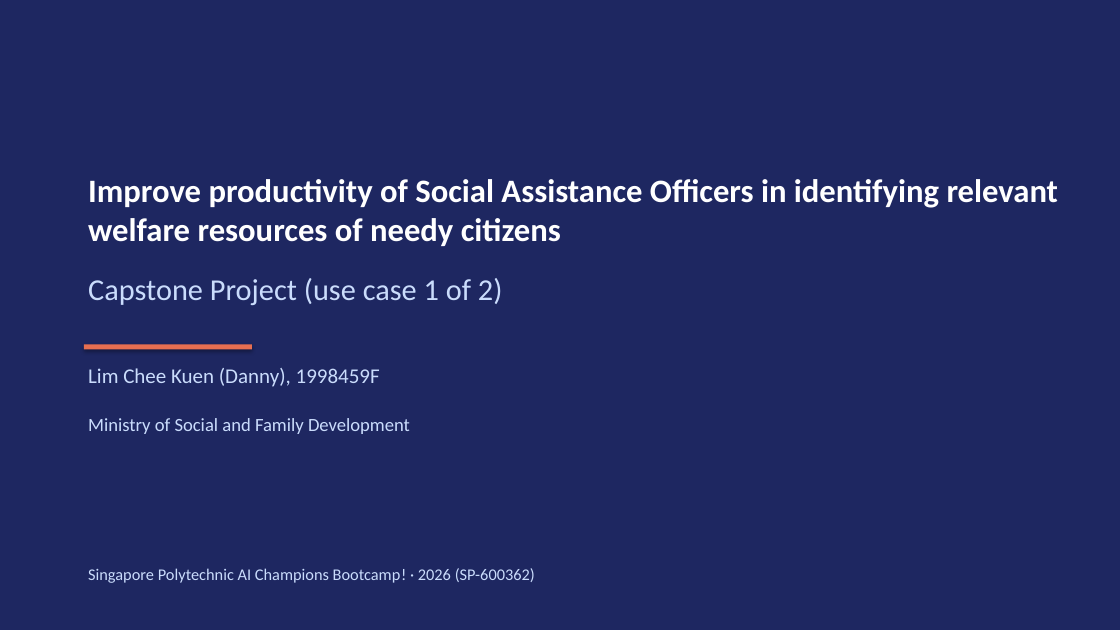
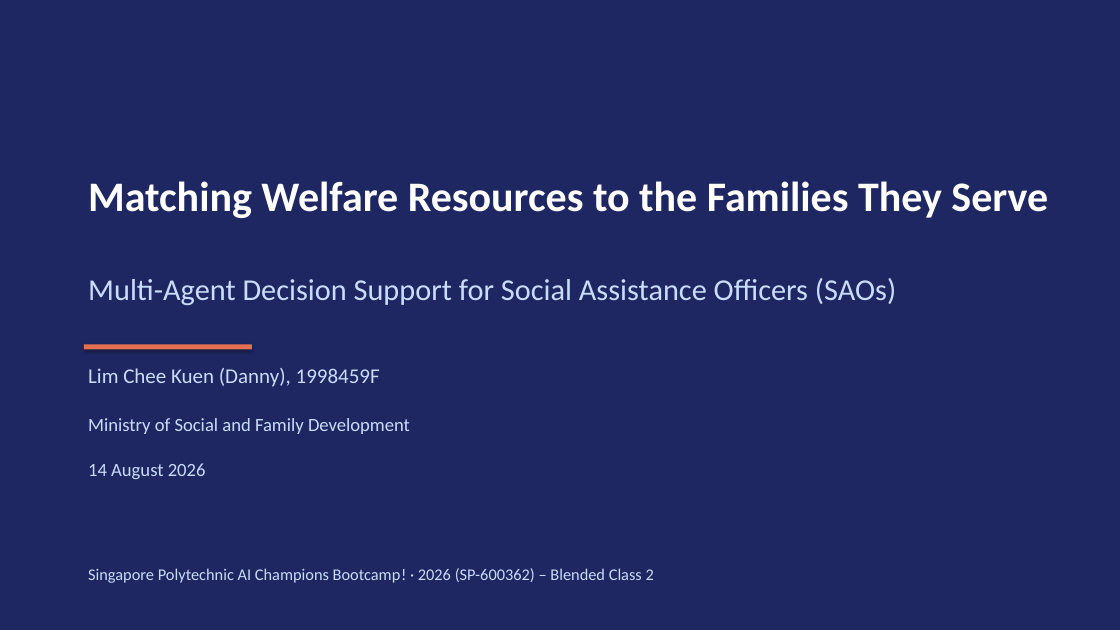
Before and after one commit to LCK030305/aibc-project, a slide deck: slide 1 of AI Champions Bootcamp! Capstone project_1 of 2_Lim Chee Kuen (Danny)_1998459F_May 2026.pptx. Drawn at 1120x630 pixels with LibreOffice and Linux fonts; fonts in the diff are those of the drawing. Boxes give left, top, right and bottom in pixels: in the first picture for what was removed or moved away, otherwise in the second. Text is boxed around its words. In the diff, an @@ line names an element or a change of style, - is before the commit and + after.

```diff
--- a/AI Champions Bootcamp! Capstone project_1 of 2_Lim Chee Kuen (Danny)_1998459F_May 2026.pptx
+++ b/AI Champions Bootcamp! Capstone project_1 of 2_Lim Chee Kuen (Danny)_1998459F_May 2026.pptx
@@ text at [88,181,1048,218]: text changed; size 28 to 36 pt @@
-Improve productivity of Social Assistance Officers in identifying relevant welfare resources of needy citizens
+Matching Welfare Resources to the Families They Serve
@@ text at [88,278,896,305]: text changed @@
-Capstone Project (use case 1 of 2)
+Multi-Agent Decision Support for Social Assistance Officers (SAOs)
@@ text at [88,463,206,479]: paragraph added @@
+14 August 2026
@@ text at [88,568,654,583]: text changed @@
-Singapore Polytechnic AI Champions Bootcamp! · 2026 (SP-600362)
+Singapore Polytechnic AI Champions Bootcamp! · 2026 (SP-600362) – Blended Class 2
```
Also in this commit, not shown: 4 other slides changed, 3 slides added, 8 other files.
